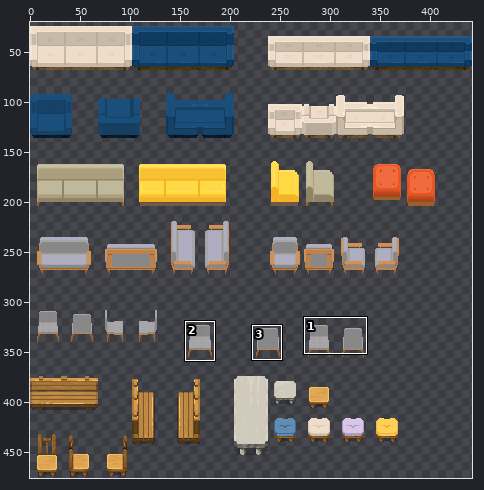
Sprite sheet: src/assets/WA_Seats.png. Above, an overview of the earlier version with the close-up marked.
Close-up. First the earlier version:
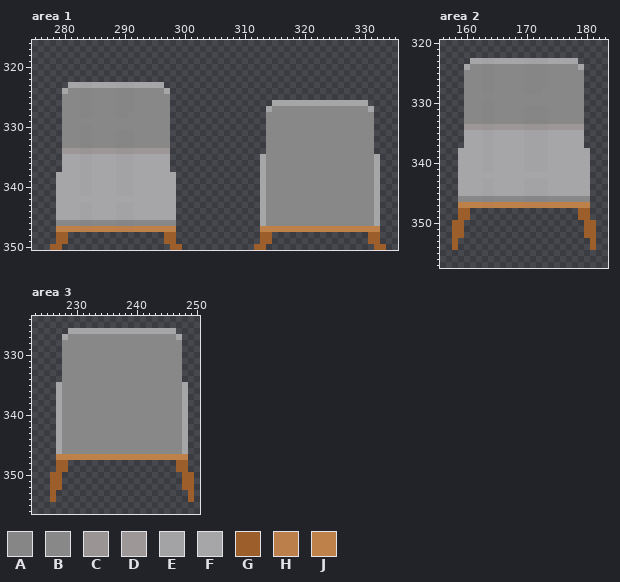
The file is 442x476 pixels. Pixels under 10% opacity are left out. Colours within 5 levels of each other are drawn and written as one. Shown: area 1: x 275..335, y 316..350; area 2: x 156..183, y 320..357; area 3: x 223..250, y 324..356. The wide view leaves out empty margins. The commit also changed other parts of the picture, which this record leaves out.
Palette (. is transparent): A #888888f7  B #888888  C #9d9797f7  D #9d9797  E #a6a6a8f7  F #a6a6a8  G #9c5e2b  H #be814af7  J #be814a
Pixels before, area 1, first column x 278:
323 ...FFEEFFFFEEEFFFFF.....................................
324 ..FBBAABBBBAAABBBBBF....................................
325 ..BBBAABBBBAAABBBBBB....................................
326 ..BBBAABBBBAAABBBBBB.................FFFFFFFFFFFFFFFF...
327 ..BBBAABBBBAAABBBBBB................FBBBBBBBBBBBBBBBBF..
328 ..BBBAABBBBAABBBBBBB................BBBBBBBBBBBBBBBBBB..
329 ..BBBBBBBBBBBBBBBBBB................BBBBBBBBBBBBBBBBBB..
330 ..BBBAABBBBBBBBBBBBB................BBBBBBBBBBBBBBBBBB..
331 ..BBBAABBBBAAABBBBBB................BBBBBBBBBBBBBBBBBB..
332 ..BBBAABBBBAAABBBBBB................BBBBBBBBBBBBBBBBBB..
333 ..BBBAABBBBAAABBBBBB................BBBBBBBBBBBBBBBBBB..
334 ..DDDCCDDDDCCCDDDDDD................BBBBBBBBBBBBBBBBBB..
335 ..FFFEEFFFFEEEFFFFFF...............FBBBBBBBBBBBBBBBBBBF.
336 ..FFFEEFFFFEEEFFFFFF...............FBBBBBBBBBBBBBBBBBBF.
337 ..FFFEEFFFFEEEFFFFFF...............FBBBBBBBBBBBBBBBBBBF.
338 .FFFFEEFFFFEEEFFFFFFF..............FBBBBBBBBBBBBBBBBBBF.
339 .FFFFEEFFFFEEEFFFFFFF..............FBBBBBBBBBBBBBBBBBBF.
340 .FFFFEEFFFFEEEFFFFFFF..............FBBBBBBBBBBBBBBBBBBF.
341 .FFFFEEFFFFEEEFFFFFFF..............FBBBBBBBBBBBBBBBBBBF.
342 .FFFFFFFFFFFFFFFFFFFF..............FBBBBBBBBBBBBBBBBBBF.
343 .FFFFEEFFFFEEEFFFFFFF..............FBBBBBBBBBBBBBBBBBBF.
344 .FFFFEEFFFFEEEFFFFFFF..............FBBBBBBBBBBBBBBBBBBF.
345 .FFFFEEFFFFEEEFFFFFFF..............FBBBBBBBBBBBBBBBBBBF.
346 .BBBBAABBBBAAABBBBBBB..............FBBBBBBBBBBBBBBBBBBF.
347 .JJJJHHJJJJHHHJJJJJJJ..............JJJJJJJJJJJJJJJJJJJJ.
348 .GG................GG..............GG................GG.
349 .GG................GG..............GG................GG.
350 GG..................GG............GG..................GG
Pixels before, area 2, first column x 158:
323 ...FFEEFFFFFEEEEFFFFF...
324 ..FBBAABBBBBAAAABBBBBF..
325 ..BBBAABBBBBAAAABBBBBB..
326 ..BBBAABBBBBAAAABBBBBB..
327 ..BBBAABBBBBAAAABBBBBB..
328 ..BBBAABBBBBAAABBBBBBB..
329 ..BBBBBBBBBBBBBBBBBBBB..
330 ..BBBAABBBBBBBBBBBBBBB..
331 ..BBBAABBBBBAAAABBBBBB..
332 ..BBBAABBBBBAAAABBBBBB..
333 ..BBBAABBBBBAAAABBBBBB..
334 ..DDDCCDDDDDCCCCDDDDDD..
335 ..FFFEEFFFFFEEEEFFFFFF..
336 ..FFFEEFFFFFEEEEFFFFFF..
337 ..FFFEEFFFFFEEEEFFFFFF..
338 .FFFFEEFFFFFEEEEFFFFFFF.
339 .FFFFEEFFFFFEEEEFFFFFFF.
340 .FFFFEEFFFFFEEEEFFFFFFF.
341 .FFFFEEFFFFFEEEEFFFFFFF.
342 .FFFFFFFFFFFFFFFFFFFFFF.
343 .FFFFEEFFFFFEEEEFFFFFFF.
344 .FFFFEEFFFFFEEEEFFFFFFF.
345 .FFFFEEFFFFFEEEEFFFFFFF.
346 .BBBBAABBBBBAAAABBBBBBB.
347 .JJJJHHJJJJJHHHHJJJJJJJ.
348 .GG..................GG.
349 .GG..................GG.
350 GG....................GG
351 GG....................GG
352 GG....................GG
353 G......................G
354 G......................G
Pixels before, area 3, first column x 226:
326 ...FFFFFFFFFFFFFFFFFF...
327 ..FBBBBBBBBBBBBBBBBBBF..
328 ..BBBBBBBBBBBBBBBBBBBB..
329 ..BBBBBBBBBBBBBBBBBBBB..
330 ..BBBBBBBBBBBBBBBBBBBB..
331 ..BBBBBBBBBBBBBBBBBBBB..
332 ..BBBBBBBBBBBBBBBBBBBB..
333 ..BBBBBBBBBBBBBBBBBBBB..
334 ..BBBBBBBBBBBBBBBBBBBB..
335 .FBBBBBBBBBBBBBBBBBBBBF.
336 .FBBBBBBBBBBBBBBBBBBBBF.
337 .FBBBBBBBBBBBBBBBBBBBBF.
338 .FBBBBBBBBBBBBBBBBBBBBF.
339 .FBBBBBBBBBBBBBBBBBBBBF.
340 .FBBBBBBBBBBBBBBBBBBBBF.
341 .FBBBBBBBBBBBBBBBBBBBBF.
342 .FBBBBBBBBBBBBBBBBBBBBF.
343 .FBBBBBBBBBBBBBBBBBBBBF.
344 .FBBBBBBBBBBBBBBBBBBBBF.
345 .FBBBBBBBBBBBBBBBBBBBBF.
346 .FBBBBBBBBBBBBBBBBBBBBF.
347 .JJJJJJJJJJJJJJJJJJJJJJ.
348 .GG..................GG.
349 .GG..................GG.
350 GG....................GG
351 GG....................GG
352 GG....................GG
353 G......................G
354 G......................G
The result:
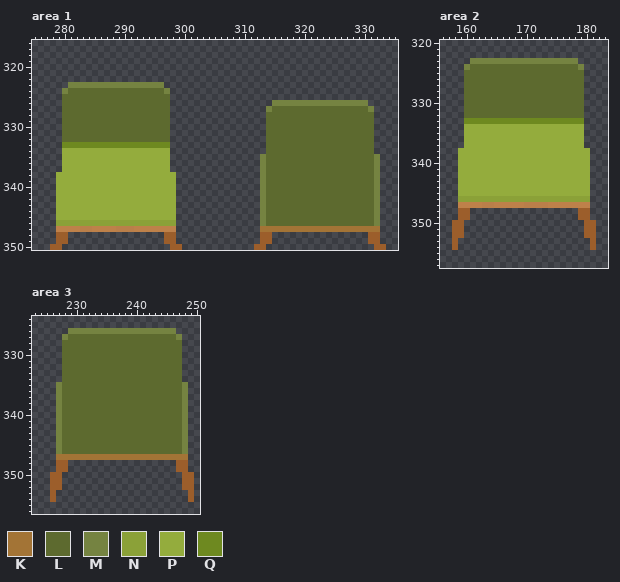
Colours new in this view: K #a37436  L #5d6a2f  M #758341  N #8ba138  P #94ac3d  Q #6e8920
The exact change:
Changed rows in their new state; - is an unchanged pixel.
Area 1:
first column x 279:
323 --MMMMMMMMMMMMMMMM------------------------------------
324 -MLLLLLLLLLLLLLLLLM-----------------------------------
325 -LLLLLLLLLLLLLLLLLL-----------------------------------
326 -LLLLLLLLLLLLLLLLLL-----------------MMMMMMMMMMMMMMMM--
327 -LLLLLLLLLLLLLLLLLL----------------MLLLLLLLLLLLLLLLLM-
328 -LLLLLLLLLLLLLLLLLL----------------LLLLLLLLLLLLLLLLLL-
329 -LLLLLLLLLLLLLLLLLL----------------LLLLLLLLLLLLLLLLLL-
330 -LLLLLLLLLLLLLLLLLL----------------LLLLLLLLLLLLLLLLLL-
331 -LLLLLLLLLLLLLLLLLL----------------LLLLLLLLLLLLLLLLLL-
332 -LLLLLLLLLLLLLLLLLL----------------LLLLLLLLLLLLLLLLLL-
333 -QQQQQQQQQQQQQQQQQQ----------------LLLLLLLLLLLLLLLLLL-
334 -PPPPPPPPPPPPPPPPPP----------------LLLLLLLLLLLLLLLLLL-
335 -PPPPPPPPPPPPPPPPPP---------------MLLLLLLLLLLLLLLLLLLM
336 -PPPPPPPPPPPPPPPPPP---------------MLLLLLLLLLLLLLLLLLLM
337 -PPPPPPPPPPPPPPPPPP---------------MLLLLLLLLLLLLLLLLLLM
338 PPPPPPPPPPPPPPPPPPPP--------------MLLLLLLLLLLLLLLLLLLM
339 PPPPPPPPPPPPPPPPPPPP--------------MLLLLLLLLLLLLLLLLLLM
340 PPPPPPPPPPPPPPPPPPPP--------------MLLLLLLLLLLLLLLLLLLM
341 PPPPPPPPPPPPPPPPPPPP--------------MLLLLLLLLLLLLLLLLLLM
342 PPPPPPPPPPPPPPPPPPPP--------------MLLLLLLLLLLLLLLLLLLM
343 PPPPPPPPPPPPPPPPPPPP--------------MLLLLLLLLLLLLLLLLLLM
344 PPPPPPPPPPPPPPPPPPPP--------------MLLLLLLLLLLLLLLLLLLM
345 PPPPPPPPPPPPPPPPPPPP--------------MLLLLLLLLLLLLLLLLLLM
346 NNNNNNNNNNNNNNNNNNNN--------------MLLLLLLLLLLLLLLLLLLM
347 ----------------------------------KKKKKKKKKKKKKKKKKKKK
Area 2:
first column x 159:
323 --MMMMMMMMMMMMMMMMMM--
324 -MLLLLLLLLLLLLLLLLLLM-
325 -LLLLLLLLLLLLLLLLLLLL-
326 -LLLLLLLLLLLLLLLLLLLL-
327 -LLLLLLLLLLLLLLLLLLLL-
328 -LLLLLLLLLLLLLLLLLLLL-
329 -LLLLLLLLLLLLLLLLLLLL-
330 -LLLLLLLLLLLLLLLLLLLL-
331 -LLLLLLLLLLLLLLLLLLLL-
332 -LLLLLLLLLLLLLLLLLLLL-
333 -QQQQQQQQQQQQQQQQQQQQ-
334 -PPPPPPPPPPPPPPPPPPPP-
335 -PPPPPPPPPPPPPPPPPPPP-
336 -PPPPPPPPPPPPPPPPPPPP-
337 -PPPPPPPPPPPPPPPPPPPP-
338 PPPPPPPPPPPPPPPPPPPPPP
339 PPPPPPPPPPPPPPPPPPPPPP
340 PPPPPPPPPPPPPPPPPPPPPP
341 PPPPPPPPPPPPPPPPPPPPPP
342 PPPPPPPPPPPPPPPPPPPPPP
343 PPPPPPPPPPPPPPPPPPPPPP
344 PPPPPPPPPPPPPPPPPPPPPP
345 PPPPPPPPPPPPPPPPPPPPPP
346 NNNNNNNNNNNNNNNNNNNNNN
Area 3:
first column x 227:
326 --MMMMMMMMMMMMMMMMMM--
327 -MLLLLLLLLLLLLLLLLLLM-
328 -LLLLLLLLLLLLLLLLLLLL-
329 -LLLLLLLLLLLLLLLLLLLL-
330 -LLLLLLLLLLLLLLLLLLLL-
331 -LLLLLLLLLLLLLLLLLLLL-
332 -LLLLLLLLLLLLLLLLLLLL-
333 -LLLLLLLLLLLLLLLLLLLL-
334 -LLLLLLLLLLLLLLLLLLLL-
335 MLLLLLLLLLLLLLLLLLLLLM
336 MLLLLLLLLLLLLLLLLLLLLM
337 MLLLLLLLLLLLLLLLLLLLLM
338 MLLLLLLLLLLLLLLLLLLLLM
339 MLLLLLLLLLLLLLLLLLLLLM
340 MLLLLLLLLLLLLLLLLLLLLM
341 MLLLLLLLLLLLLLLLLLLLLM
342 MLLLLLLLLLLLLLLLLLLLLM
343 MLLLLLLLLLLLLLLLLLLLLM
344 MLLLLLLLLLLLLLLLLLLLLM
345 MLLLLLLLLLLLLLLLLLLLLM
346 MLLLLLLLLLLLLLLLLLLLLM
347 KKKKKKKKKKKKKKKKKKKKKK
Where, in picture pixels (left, top, right, bottom), the same in both close-ups:
changed: (56, 82, 176, 226)
changed: (260, 100, 380, 232)
changed: (458, 58, 590, 202)
changed: (56, 328, 188, 460)
